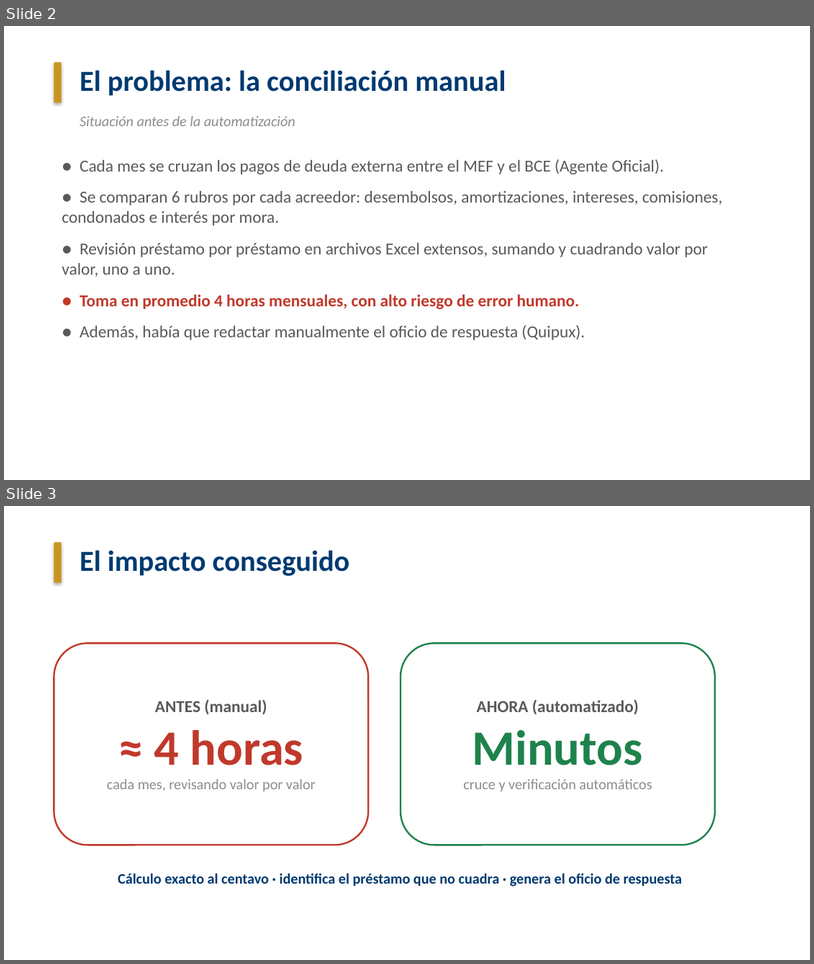
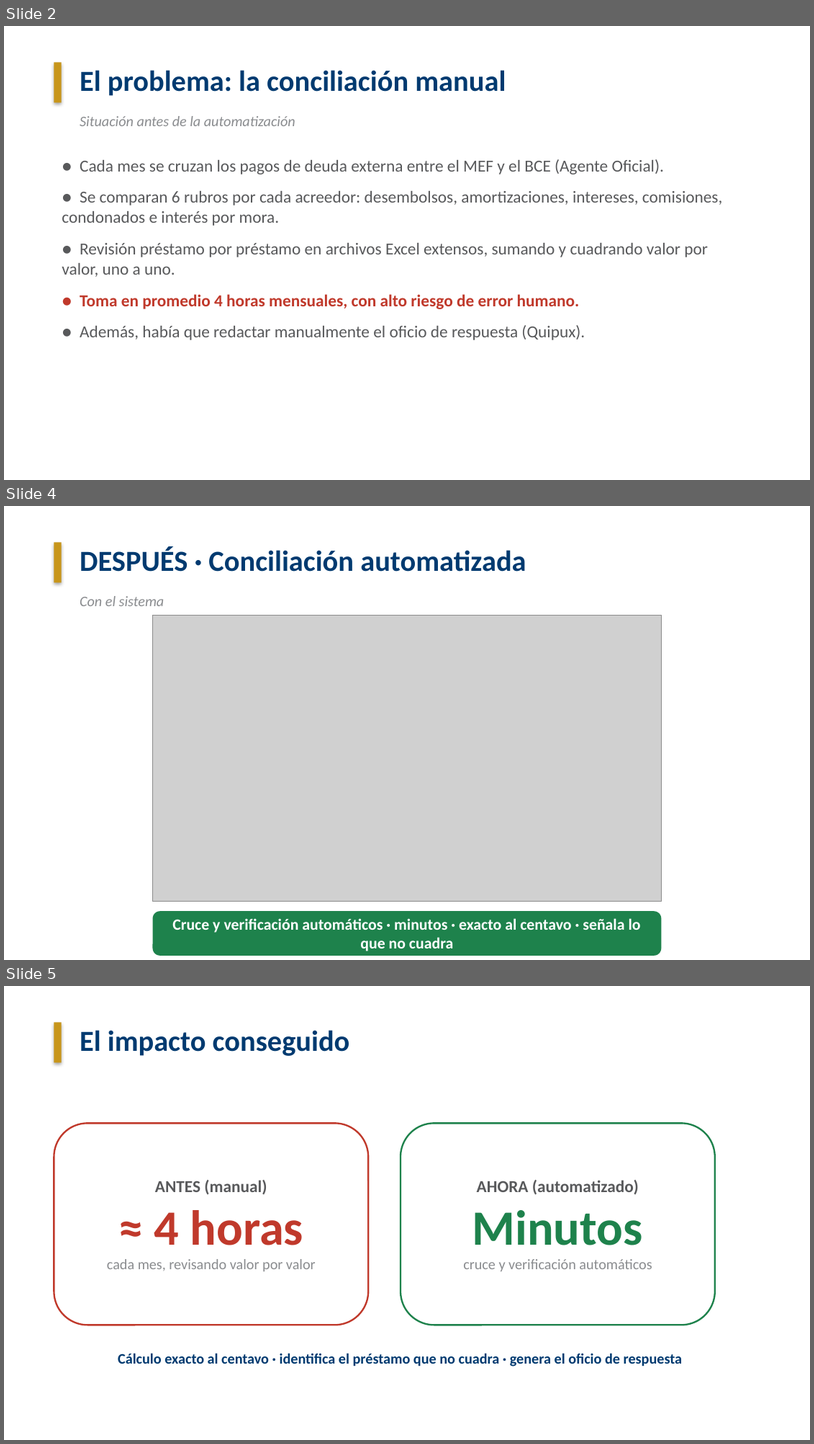
Before and after one commit to BryanAndresR23/Projects, a slide deck: Presentacion_Conciliacion_BCE.pptx. Shown one above the other, each under a label of ours: slides 2 and 3 before the commit, slides 2, 4 and 5 after it; the slides between them are not shown. The pictures are 814x964 and 814x1444 pixels, drawn with LibreOffice and Linux fonts; fonts in the diff are those of the drawing; grey boxes stand for pictures; background and template pictures are left out. Boxes give left, top, right and bottom in pixels: in the first picture for what was removed or moved away, otherwise in the second. Text is boxed around its words. In the diff, an @@ line names an element or a change of style, - is before the commit and + after.

```diff
--- a/Presentacion_Conciliacion_BCE.pptx
+++ b/Presentacion_Conciliacion_BCE.pptx
@@ slide 4 added at bbox=[4, 506, 810, 960], background picture (left out) @@
@@ rectangle added at bbox=[54, 542, 62, 582], fill #C8961B @@
@@ text added at bbox=[80, 546, 526, 572], 26 pt, text #003A70, bold @@
+DESPUÉS · Conciliación automatizada
@@ text added at bbox=[80, 596, 165, 606], 13 pt, text #8A8C8F, italic @@
+Con el sistema
@@ picture added at bbox=[152, 615, 661, 901] @@
@@ rounded rectangle added at bbox=[152, 911, 661, 955], fill #1E824C, 14 pt, text #FFFFFF, bold @@
+Cruce y verificación automáticos · minutos · exacto al centavo · señala lo que no cuadra
@@ what was slide 3 is now slide 5 @@
```
Also in this commit, not shown: 1 other slide added.
